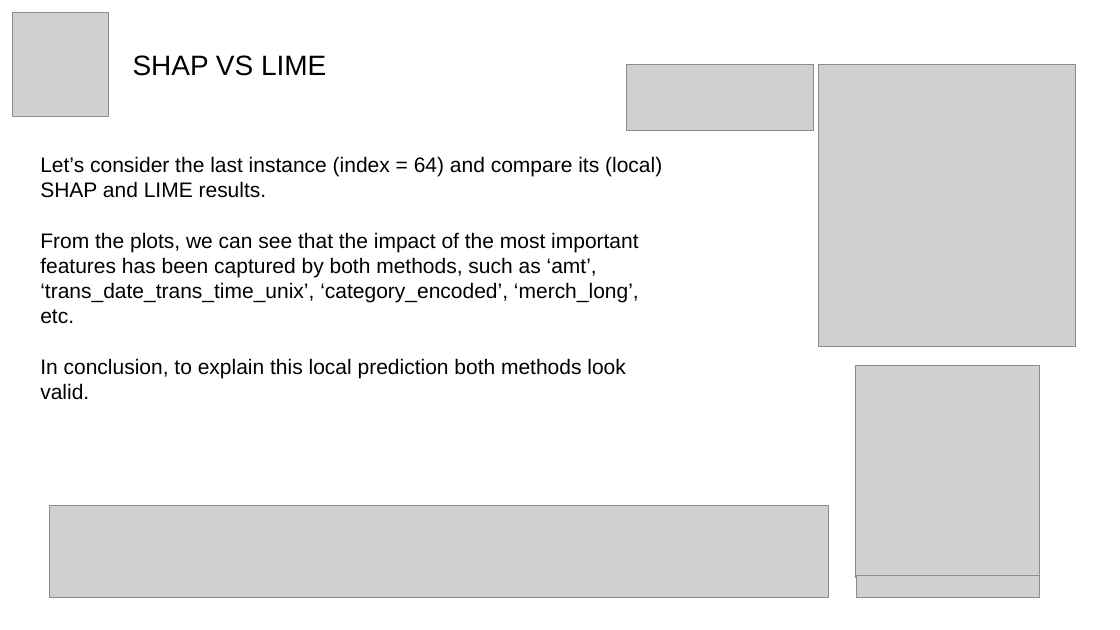
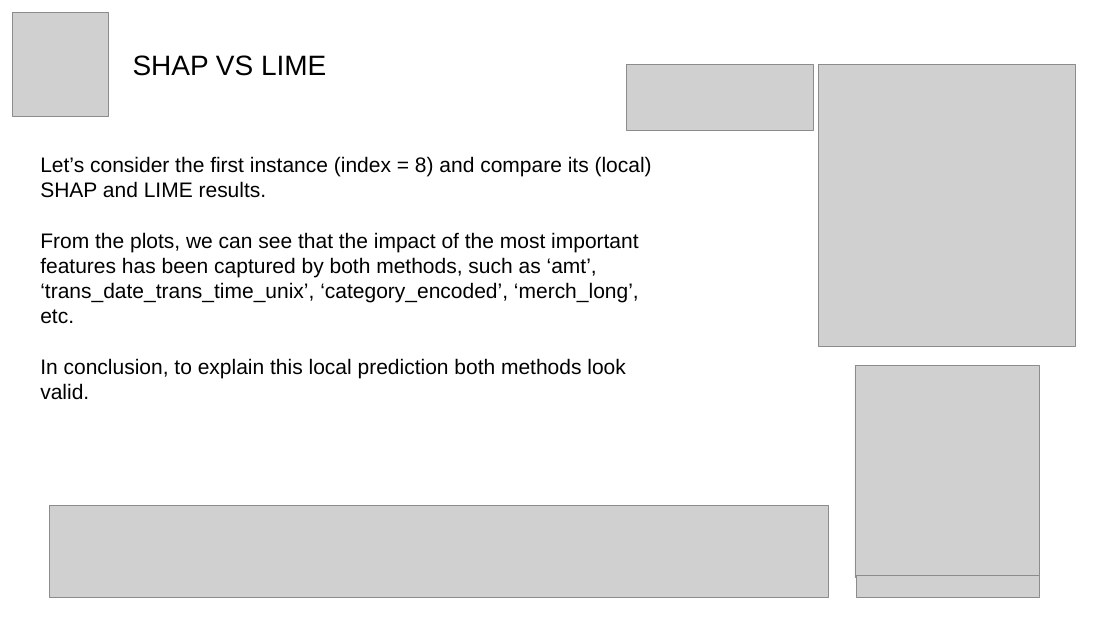
Before and after one commit to dlleonardo/credit-card-fraud-detection-xai, a slide deck: slide 16 of credit_card_fraud_detection.pptx. Drawn at 1120x630 pixels with LibreOffice and Linux fonts; fonts in the diff are those of the drawing; grey boxes stand for pictures. Boxes give left, top, right and bottom in pixels: in the first picture for what was removed or moved away, otherwise in the second. Text is boxed around its words. In the diff, an @@ line names an element or a change of style, - is before the commit and + after.

```diff
--- a/credit_card_fraud_detection.pptx
+++ b/credit_card_fraud_detection.pptx
@@ text at (x1=40, y1=156, x2=652, y2=198): text changed @@
-Let’s consider the last instance (index = 64) and compare its (local) SHAP and LIME results.
+Let’s consider the first instance (index = 8) and compare its (local) SHAP and LIME results.
```
Also in this commit, not shown: 11 other slides changed, 1 slide added, 1 slide removed, 1 other file.
